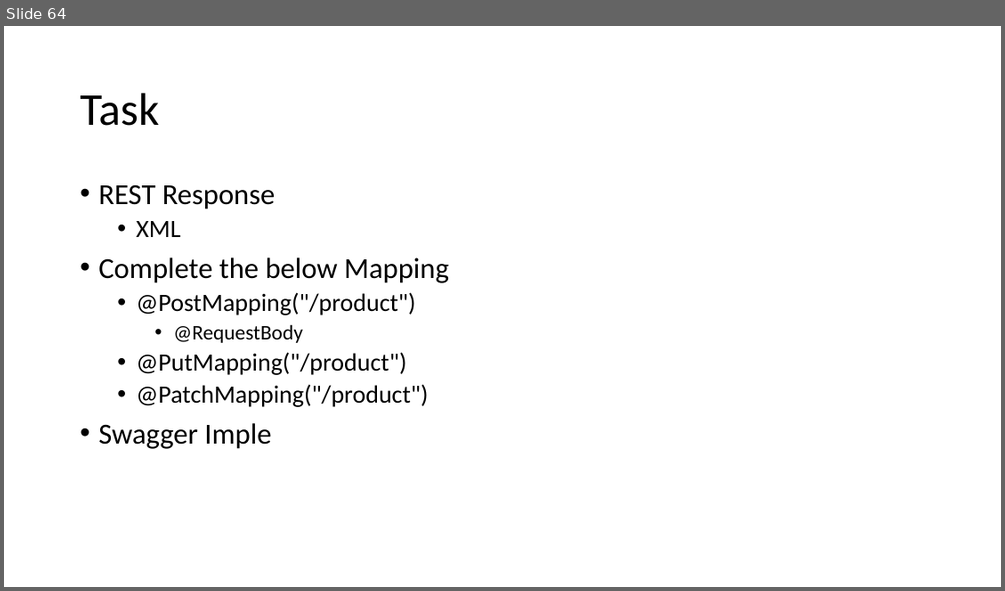
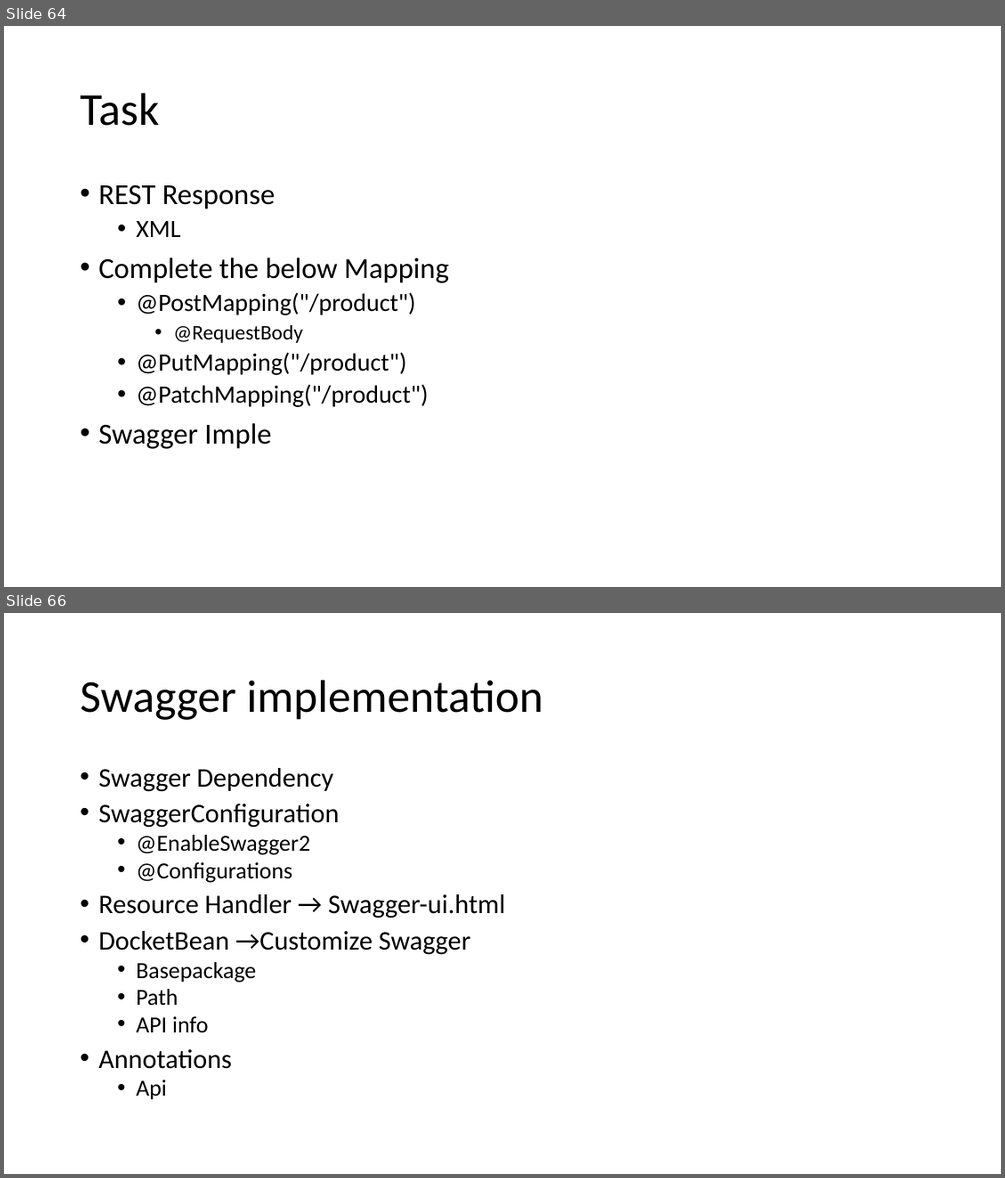
Before and after one commit to priyangm/pod_trg, a slide deck: Finishing School.pptx. Shown one above the other, each under a label of ours: slide 64 before the commit, slides 64 and 66 after it; the slides between them are not shown. The pictures are 1005x591 and 1005x1178 pixels, drawn with LibreOffice and Linux fonts; fonts in the diff are those of the drawing. Boxes give left, top, right and bottom in pixels: in the first picture for what was removed or moved away, otherwise in the second. Text is boxed around its words. In the diff, an @@ line names an element or a change of style, - is before the commit and + after.

```diff
--- a/Finishing School.pptx
+++ b/Finishing School.pptx
@@ slide 66 added at [4, 613, 1001, 1174], background #FFFFFF @@
@@ title added at [80, 680, 543, 720], 44 pt, text #000000 @@
+Swagger implementation
@@ text added at [98, 768, 505, 1100], 25.9 pt, text #000000 @@
+• Swagger Dependency
+• SwaggerConfiguration
+  • @EnableSwagger2
+  • @Configurations
+• Resource Handler → Swagger-ui.html
+• DocketBean →Customize Swagger
+  • Basepackage
+  • Path
+  • API info
+• Annotations
+  • Api
```
Also in this commit, not shown: 5 other slides added, 1 other file.
